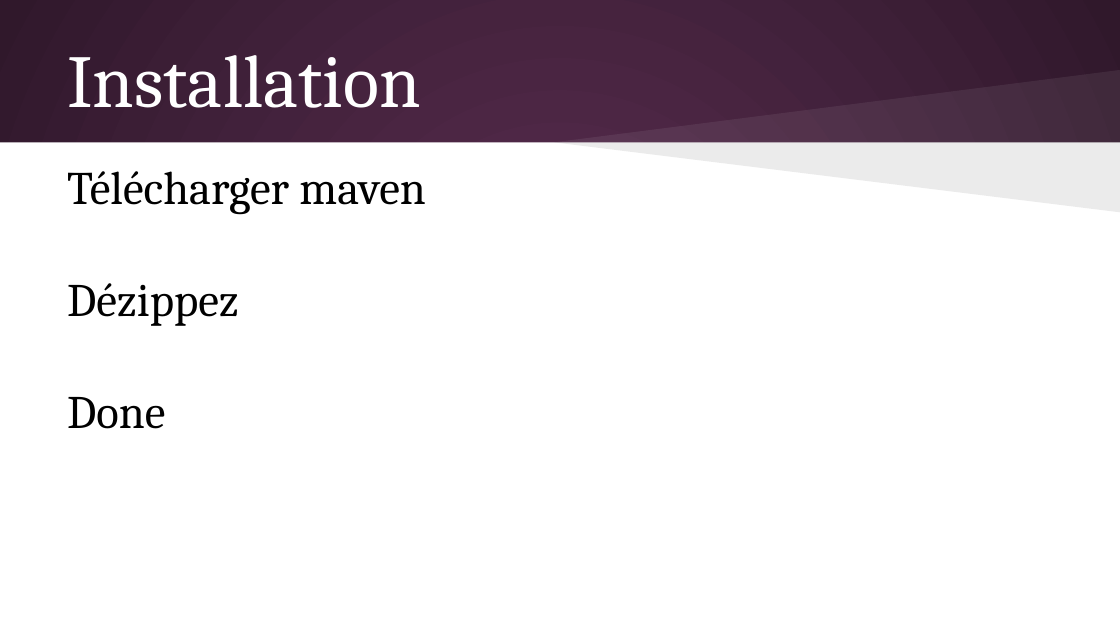
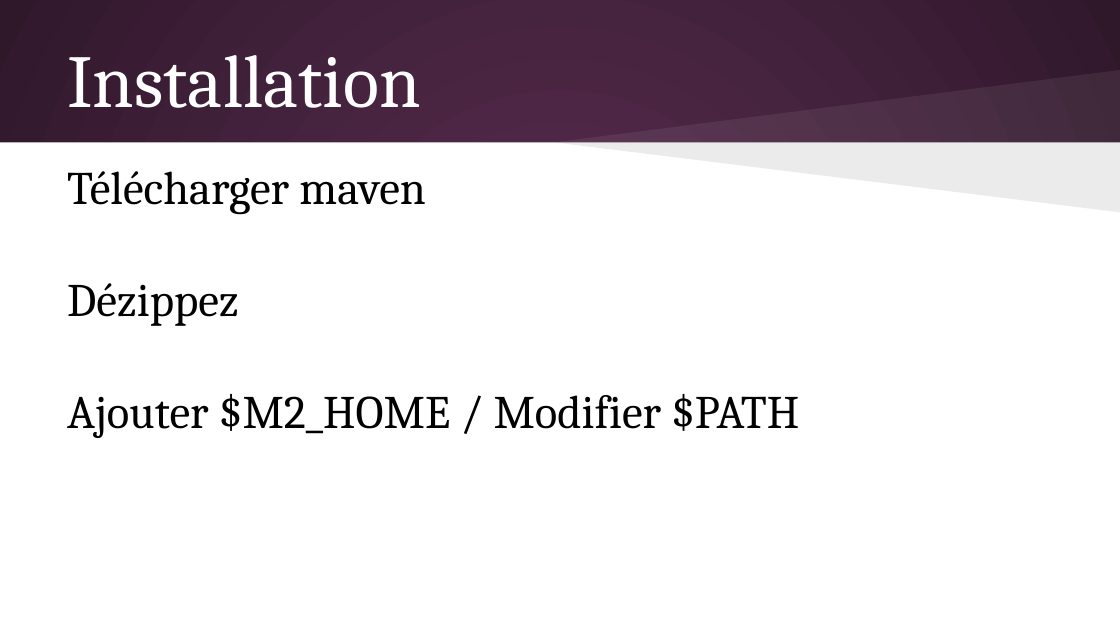
Before and after one commit to olivier-pitton/dant, a slide deck: slide 5 of maven/Cours Maven.pptx. Drawn at 1120x630 pixels with LibreOffice and Linux fonts; fonts in the diff are those of the drawing. Boxes give left, top, right and bottom in pixels: in the first picture for what was removed or moved away, otherwise in the second. Text is boxed around its words. In the diff, an @@ line names an element or a change of style, - is before the commit and + after.

```diff
--- a/maven/Cours Maven.pptx
+++ b/maven/Cours Maven.pptx
@@ text at (67, 394, 799, 438): text changed @@
-Done
+Ajouter $M2_HOME / Modifier $PATH
```
Also in this commit, not shown: 1 other file.
